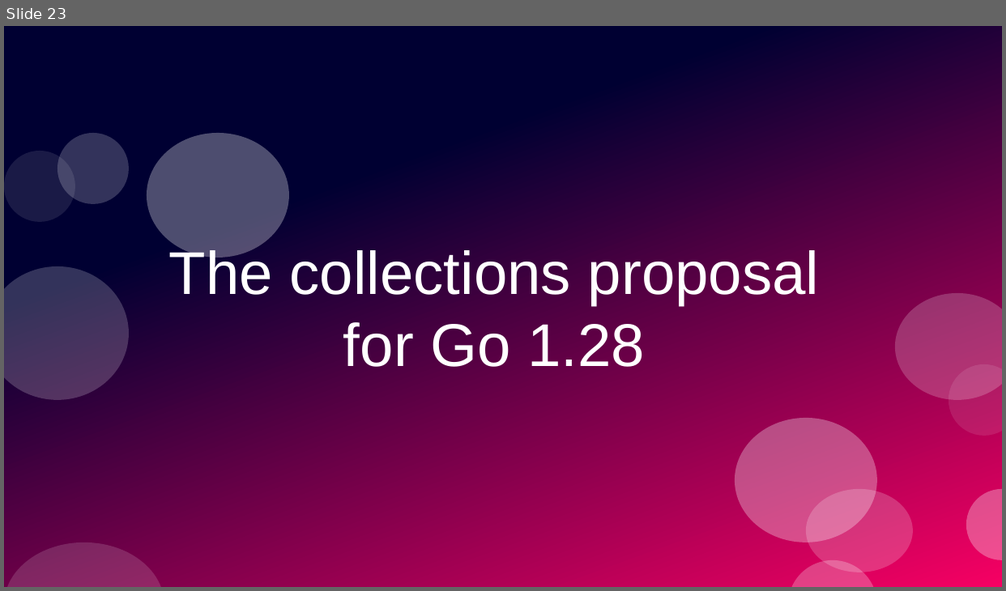
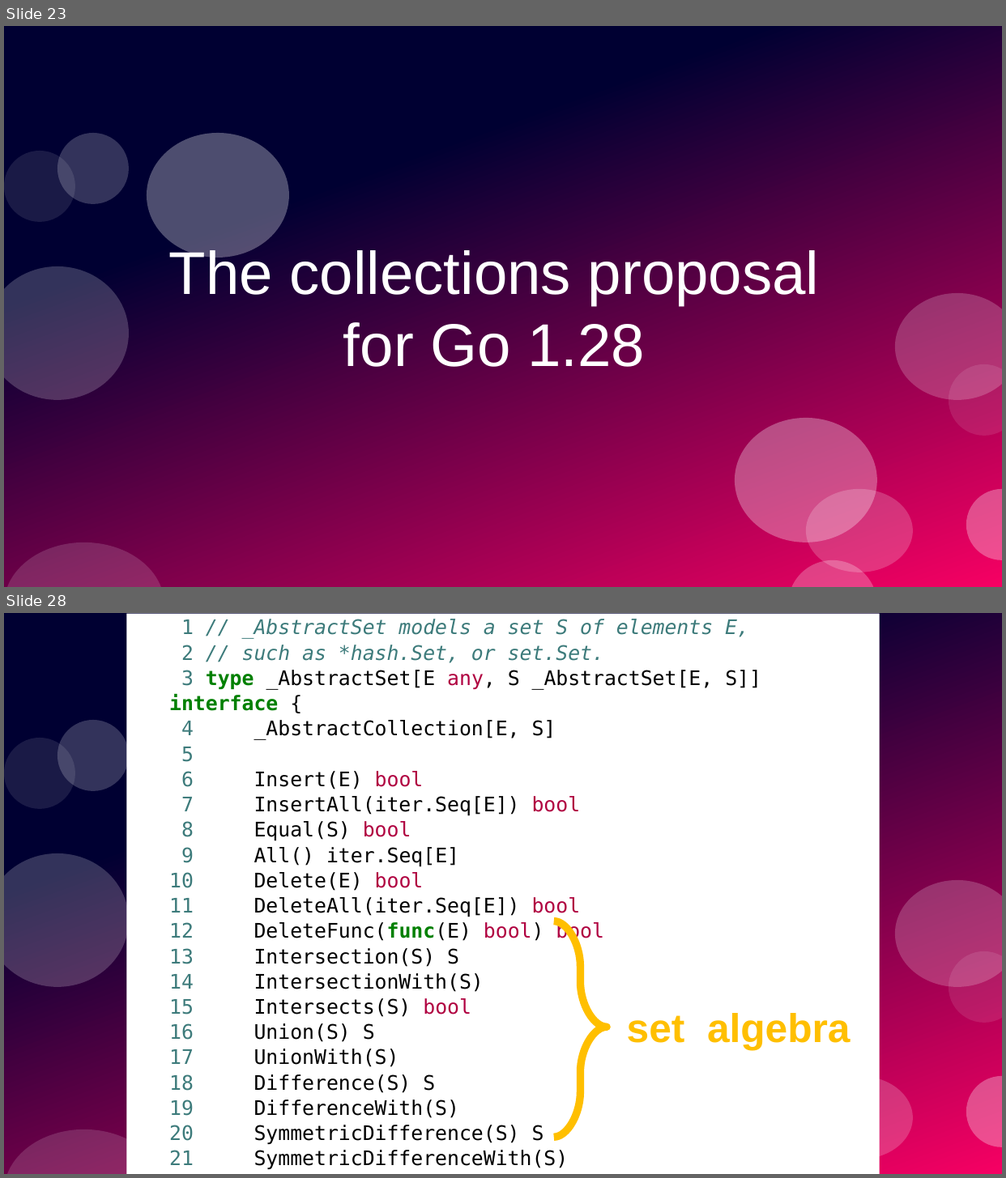
Before and after one commit to ramalho/sets-in-go, a slide deck: sets-in-go.odp. Shown one above the other, each under a label of ours: slide 23 before the commit, slides 23 and 28 after it; the slides between them are not shown. The pictures are 1006x591 and 1006x1178 pixels, drawn with LibreOffice and Linux fonts; fonts in the diff are those of the drawing. Boxes give left, top, right and bottom in pixels: in the first picture for what was removed or moved away, otherwise in the second. Text is boxed around its words. In the diff, an @@ line names an element or a change of style, - is before the commit and + after.

```diff
--- a/sets-in-go.odp
+++ b/sets-in-go.odp
@@ slide 28 added at (4, 613, 1002, 1174), background #FFFFFF; not listed: 10 template elements that a slide beside it also shows @@
@@ text added at (126, 614, 879, 1174), fill #FFFFFF, 16 pt, text #000000 @@
+1 // _AbstractSet models a set S of elements E,
+● 2 // such as *hash.Set, or set.Set.
+● 3 type _AbstractSet[E any, S _AbstractSet[E, S]] interface {
+● 4 _AbstractCollection[E, S]
+● 5
+● 6 Insert(E) bool
+● 7 InsertAll(iter.Seq[E]) bool
+● 8 Equal(S) bool
+● 9 All() iter.Seq[E]
+● 10 Delete(E) bool
+● 11 DeleteAll(iter.Seq[E]) bool
+● 12 DeleteFunc(func(E) bool) bool
+● 13 Intersection(S) S
+● 14 IntersectionWith(S)
+● 15 Intersects(S) bool
+● 16 Union(S) S
+● 17 UnionWith(S)
+● 18 Difference(S) S
+● 19 DifferenceWith(S)
+● 20 SymmetricDifference(S) S
+● 21 SymmetricDifferenceWith(S)
+● 22 }
@@ freeform shape added at (554, 922, 606, 1138), outline #FFBF00 6.01 pt @@
@@ text added at (627, 1013, 850, 1050), 32 pt, text #FFBF00, bold @@
+set algebra
```
Also in this commit, not shown: 1 slide changed, 3 other slides added, 1 other file.
